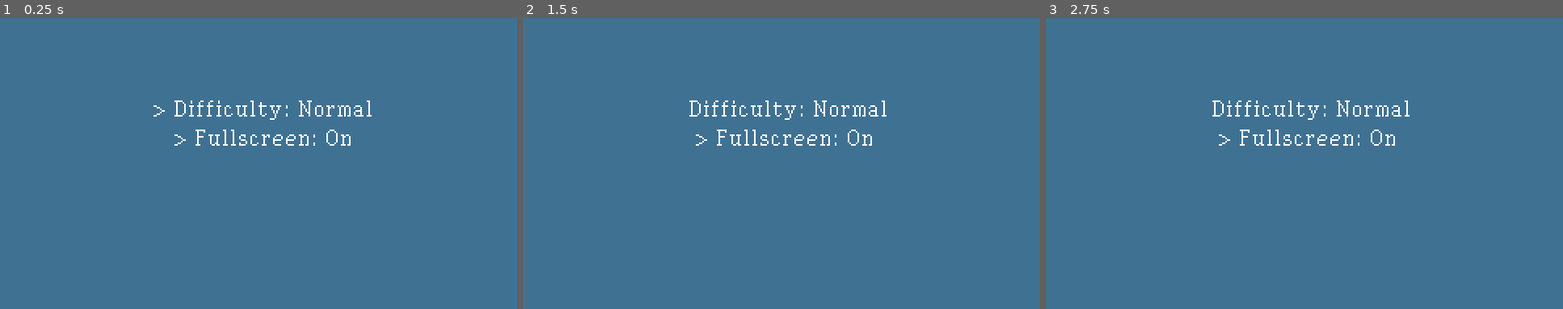
Above: before the commit, frames 1-3 (left to right).
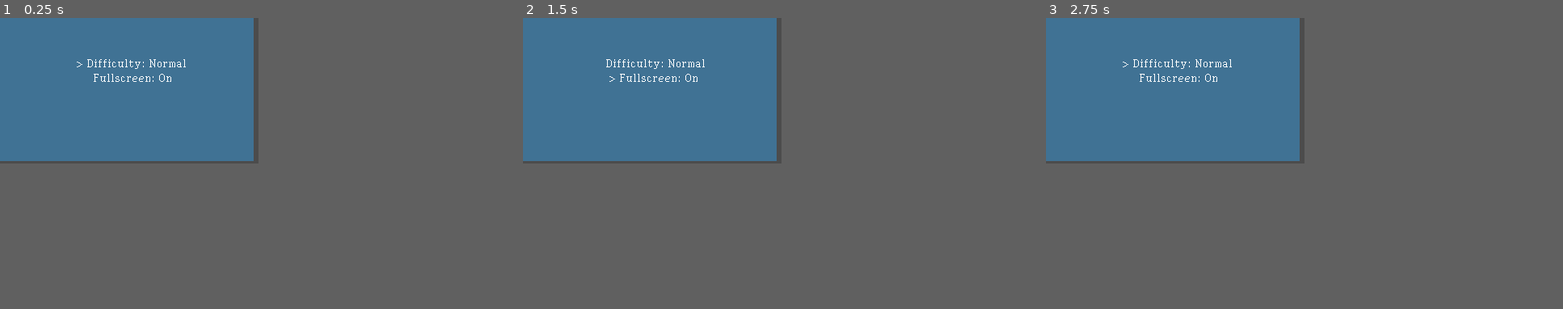
Above: after the commit, the same moments.

Repository: Spikie147/Game2021
Game: Godot game, scene res://Optionsmenu.tscn
The game is run twice, just before and just after one commit, with the same random seed, the same clock (stepped at 60 frames per second) and the same inputs. The project has no main scene, so this scene is started directly.
Inputs:
- Up to frame 1 (0.25 s): no input
- Up to frame 2 (1.5 s): tap Enter (ui_accept) at 0.5, 0.6, 0.77, 1.07, 1.25, 1.35 s; hold Up (ui_up) 0.53-1.28 s; hold Down (ui_down) from 1.28 s (still down)
- Up to frame 3 (2.75 s): tap Enter (ui_accept) at 1.52, 1.82, 2, 2.1 s; release Down (ui_down) at 2.03 s; hold Up (ui_up) from 2.03 s (still down)
The window is 640x360 before the commit and 320x180 after it. Grey fills any space a smaller window leaves; there, only what the larger window draws over its background counts as a difference.

The runs differ from the first frame. In frame 1, 2.0% of the frame differs, in the area x 0-72%, y 0-50%; in frame 2, 2.0%; in frame 3, 2.0%.
Error before the commit: Invalid set index 'text' (on base: 'null instance') with value of type 'String'. (res://Optionsmenu.gd:36)

Commit message:
Assassination Abraham 2
sskksssks

Diff:
--- a/Asssassination/Optionsmenu.gd
+++ b/Asssassination/Optionsmenu.gd
@@ -1,40 +1,39 @@
 extends ColorRect
 
 
+onready var mode_select = $CenterContainer/VBoxContainer/CenterContainer/HBoxContainer/Difficulty
 
-onready var easy_mode = $CenterContainer/VBoxContainer/CenterContainer2/HBoxContainer/Difficulty
+onready var selector_one = $CenterContainer/VBoxContainer/CenterContainer/HBoxContainer/Selector
+onready var selector_two = $CenterContainer/VBoxContainer/CenterContainer2/HBoxContainer2/SelectorTwo
 
-onready var selector_one = $CenterContainer/VBoxContainer/CenterContainer2/HBoxContainer/Selector
-onready var selector_two = $CenterContainer/VBoxContainer/CenterContainer/HBoxContainer2/Selector2
+var current_selection = 0
+var difficulty = 0
 
 
-var current_selection = 2
-var currentselection = 0
+func _ready():
+	set_current_selection(0)
 
-func ready():
-	set_current_selection(0)
-	set_currentselection(0)
 
-func _process(delta):
+func _process(_delta):
 	if Input.is_action_just_pressed("ui_down") and current_selection < 1:
 		current_selection += 1
 		set_current_selection(current_selection)
 	elif Input.is_action_just_pressed("ui_up") and current_selection > 0:
-		currentselection -= 1
+		current_selection -= 1
 		set_current_selection(current_selection)
-	elif Input.is_action_just_pressed("ui_accept"):
-		set_current_selection(current_selection)
+	elif Input.is_action_just_pressed("ui_accept") and current_selection >=1:
+		OS.window_fullscreen = !OS.window_fullscreen
 
 
-func set_currentselection(_currentselection):
-	easy_mode.text = "Easy"
-	if currentselection == 1:
-		easy_mode.text = "Normal"
+func _on_Window_Size_pressed():
+	if Input.is_action_just_pressed("ui_accept") and current_selection >=1:
+		OS.window_fullscreen = !OS.window_fullscreen
+
 
 func set_current_selection(_current_selection):
 	selector_one.text = ""
 	selector_two.text = ""
-	if current_selection == 1:
+	if current_selection == 0:
 		selector_one.text = ">"
-	elif current_selection == 2:
+	elif current_selection == 1:
 		selector_two.text = ">"
--- a/Asssassination/Optionsmenu.tscn
+++ b/Asssassination/Optionsmenu.tscn
@@ -17,6 +17,8 @@
 [node name="ColorRect" type="ColorRect"]
 anchor_right = 1.0
 anchor_bottom = 1.0
+margin_right = -6.0
+margin_bottom = -3.0
 color = Color( 0.25098, 0.447059, 0.580392, 1 )
 script = ExtResource( 1 )
 __meta__ = {
@@ -37,22 +39,22 @@
 margin_right = 147.0
 margin_bottom = 32.0
 
-[node name="CenterContainer2" type="CenterContainer" parent="CenterContainer/VBoxContainer"]
+[node name="CenterContainer" type="CenterContainer" parent="CenterContainer/VBoxContainer"]
 margin_right = 137.0
 margin_bottom = 14.0
 
-[node name="HBoxContainer" type="HBoxContainer" parent="CenterContainer/VBoxContainer/CenterContainer2"]
+[node name="HBoxContainer" type="HBoxContainer" parent="CenterContainer/VBoxContainer/CenterContainer"]
 margin_right = 137.0
 margin_bottom = 14.0
 
-[node name="Selector" type="Label" parent="CenterContainer/VBoxContainer/CenterContainer2/HBoxContainer"]
+[node name="Selector" type="Label" parent="CenterContainer/VBoxContainer/CenterContainer/HBoxContainer"]
 margin_right = 9.0
 margin_bottom = 14.0
 rect_pivot_offset = Vector2( -255.724, -56.7893 )
 custom_fonts/font = SubResource( 2 )
 text = ">"
 
-[node name="Difficulty" type="Label" parent="CenterContainer/VBoxContainer/CenterContainer2/HBoxContainer"]
+[node name="Difficulty" type="Label" parent="CenterContainer/VBoxContainer/CenterContainer/HBoxContainer"]
 margin_left = 13.0
 margin_right = 137.0
 margin_bottom = 14.0
@@ -62,24 +64,24 @@
 "_edit_use_anchors_": false
 }
 
-[node name="CenterContainer" type="CenterContainer" parent="CenterContainer/VBoxContainer"]
+[node name="CenterContainer2" type="CenterContainer" parent="CenterContainer/VBoxContainer"]
 margin_top = 18.0
 margin_right = 137.0
 margin_bottom = 32.0
 
-[node name="HBoxContainer2" type="HBoxContainer" parent="CenterContainer/VBoxContainer/CenterContainer"]
+[node name="HBoxContainer2" type="HBoxContainer" parent="CenterContainer/VBoxContainer/CenterContainer2"]
 margin_left = 13.0
 margin_right = 124.0
 margin_bottom = 14.0
 
-[node name="Selector Two" type="Label" parent="CenterContainer/VBoxContainer/CenterContainer/HBoxContainer2"]
+[node name="SelectorTwo" type="Label" parent="CenterContainer/VBoxContainer/CenterContainer2/HBoxContainer2"]
 margin_right = 9.0
 margin_bottom = 14.0
 rect_pivot_offset = Vector2( -255.724, -56.7893 )
 custom_fonts/font = SubResource( 2 )
 text = ">"
 
-[node name="Window Size" type="Label" parent="CenterContainer/VBoxContainer/CenterContainer/HBoxContainer2"]
+[node name="Window Size" type="Label" parent="CenterContainer/VBoxContainer/CenterContainer2/HBoxContainer2"]
 margin_left = 13.0
 margin_right = 111.0
 margin_bottom = 14.0
--- a/Asssassination/project.godot
+++ b/Asssassination/project.godot
@@ -19,12 +19,12 @@
 
 [display]
 
-window/size/width=320
-window/size/height=180
-window/size/test_width=960
-window/size/test_height=540
-window/stretch/mode="2d"
-window/stretch/aspect="keep"
+window/size/width=1900
+window/size/height=1200
+window/size/resizable=false
+window/size/test_width=320
+window/size/test_height=180
+window/stretch/aspect="expand"
 
 [importer_defaults]
 
@@ -51,4 +51,5 @@
 
 [rendering]
 
+quality/driver/driver_name="GLES2"
 environment/default_environment="res://default_env.tres"
